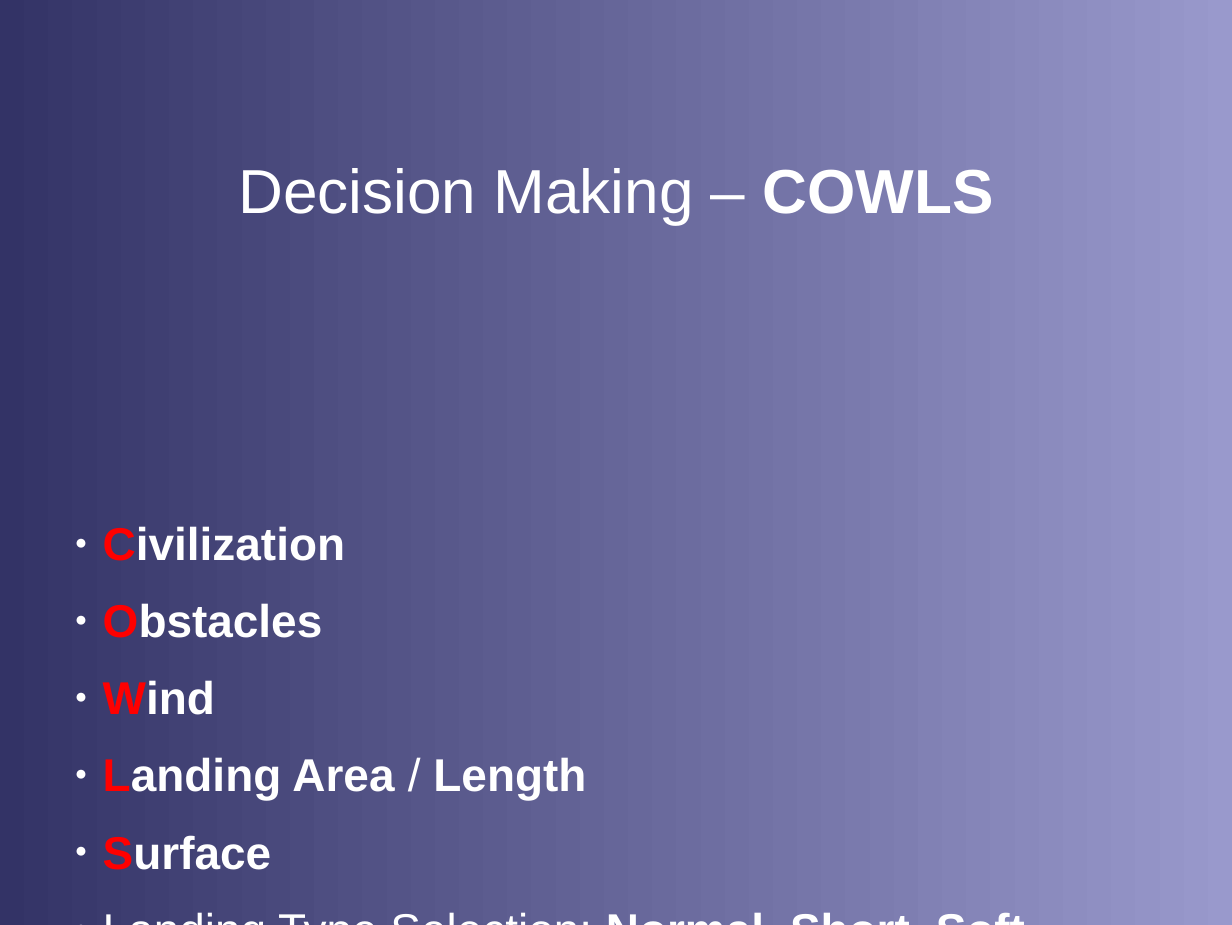
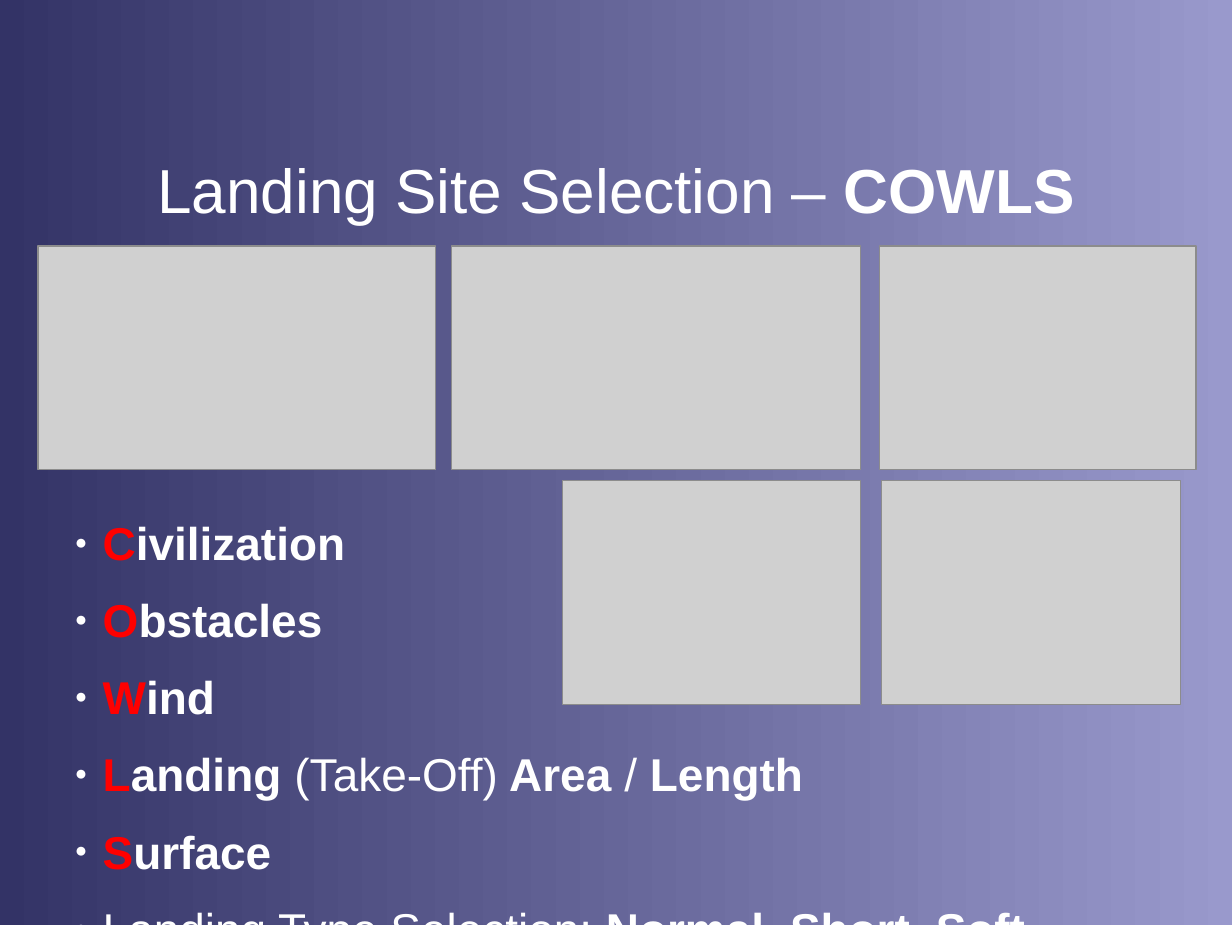
Before and after one commit to stephanheinemann/flight, a slide deck: slide 5 of FI/PrecautionaryLanding/PrecautionaryLanding.odp. Drawn at 1232x925 pixels with LibreOffice and Linux fonts; fonts in the diff are those of the drawing; grey boxes stand for pictures; background and template pictures are left out. Boxes give left, top, right and bottom in pixels: in the first picture for what was removed or moved away, otherwise in the second. Text is boxed around its words. In the diff, an @@ line names an element or a change of style, - is before the commit and + after.

```diff
--- a/FI/PrecautionaryLanding/PrecautionaryLanding.odp
+++ b/FI/PrecautionaryLanding/PrecautionaryLanding.odp
@@ title at [157,168,1075,225]: text changed @@
-Decision Making – COWLS
+Landing Site Selection – COWLS
@@ picture added at [38,246,436,470] @@
@@ picture added at [452,246,861,470] @@
@@ picture added at [880,246,1196,470] @@
@@ picture added at [562,481,861,704] @@
@@ picture added at [881,481,1181,704] @@
@@ text at [103,757,803,800]: text changed @@
-● Landing Area / Length
+● Landing (Take-Off) Area / Length
```
Also in this commit, not shown: 1 other slide changed, 3 slides added, 6 other files.
